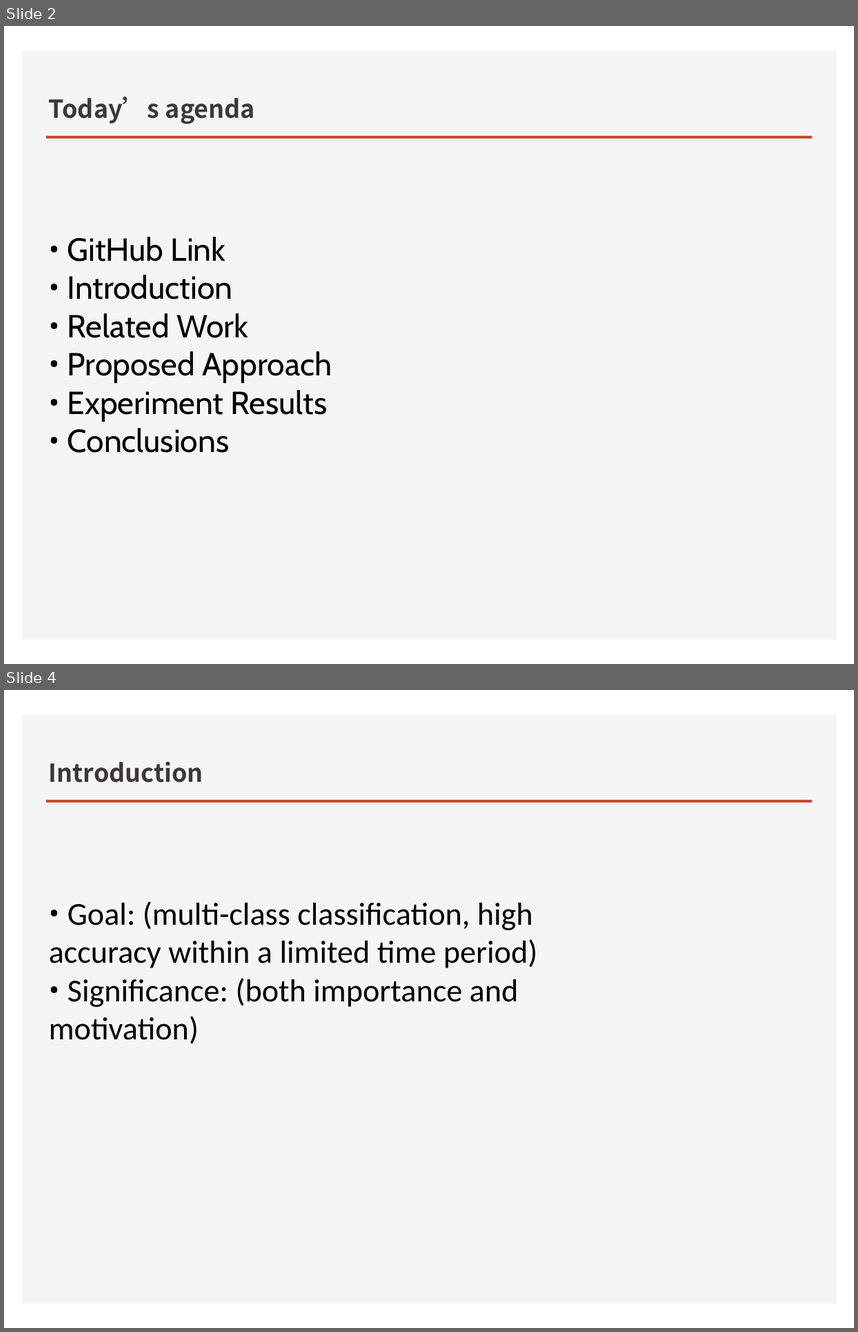
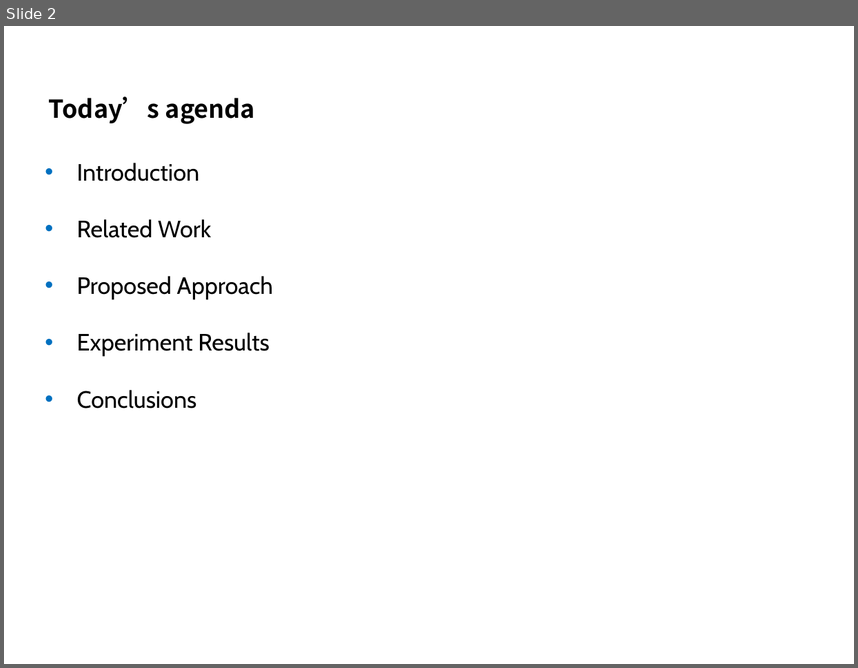
Before and after one commit to kimbold/VRDL_2019, a slide deck: Final project/Final_presentation.pptx. Shown one above the other, each under a label of ours: slides 2 and 4 before the commit, slide 2 after it; the slides between them are not shown. The pictures are 858x1332 and 858x668 pixels, drawn with LibreOffice and Linux fonts; fonts in the diff are those of the drawing; background and template pictures are left out. Boxes give left, top, right and bottom in pixels: in the first picture for what was removed or moved away, otherwise in the second. Text is boxed around its words. In the diff, an @@ line names an element or a change of style, - is before the commit and + after.

```diff
--- a/Final project/Final_presentation.pptx
+++ b/Final project/Final_presentation.pptx
@@ slide 4 removed at box(4, 690, 854, 1328), background #FFFFFF; not listed: 2 template elements that a slide beside it also shows @@
@@ title removed at box(49, 762, 203, 782) @@
-Introduction
@@ text removed at box(49, 901, 538, 1044) @@
-• Goal: (multi-class classification, high accuracy within a limited time period)
-• Significance: (both importance and motivation)
@@ slide 2 changed as well @@
@@ rectangle removed at box(22, 51, 836, 640) @@
@@ title "Today’s agenda" at box(49, 96, 255, 124): text colour #3B3838 to #000000 @@
@@ line removed from (47, 137) to (811, 137) @@
@@ text at box(77, 163, 273, 408): text changed; size 27 to 20 pt @@
-• GitHub Link
-• Introduction
-• Related Work
-• Proposed Approach
-• Experiment Results
-• Conclusions
+• Introduction
+• Related Work
+• Proposed Approach
+• Experiment Results
+• Conclusions
```
Also in this commit, not shown: 4 other slides changed, 8 slides added, 9 other slides removed, 1 other file.
